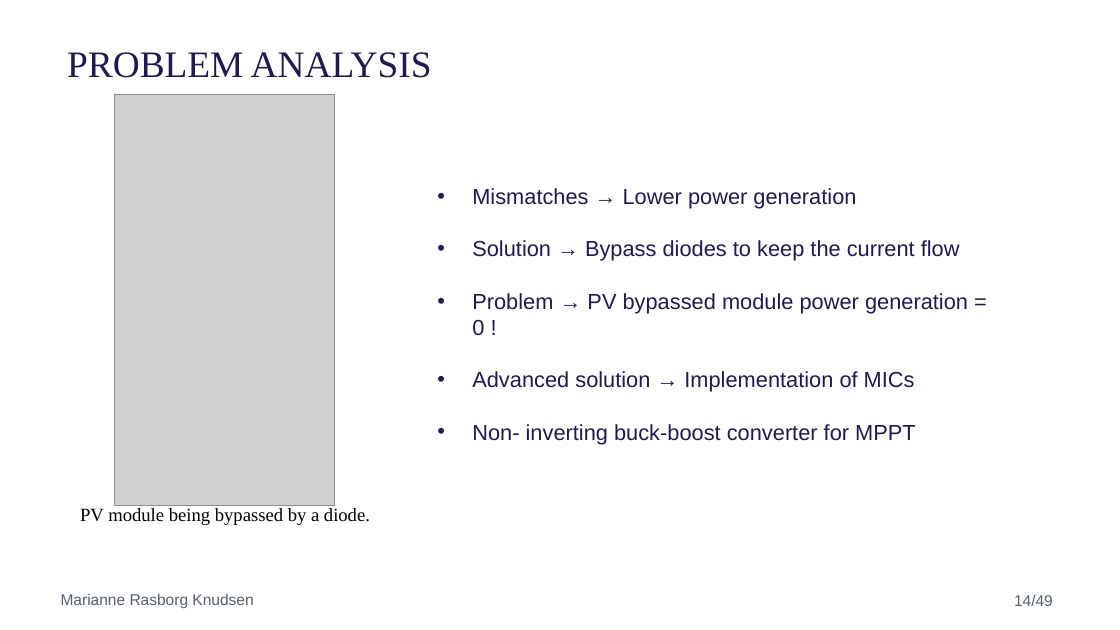
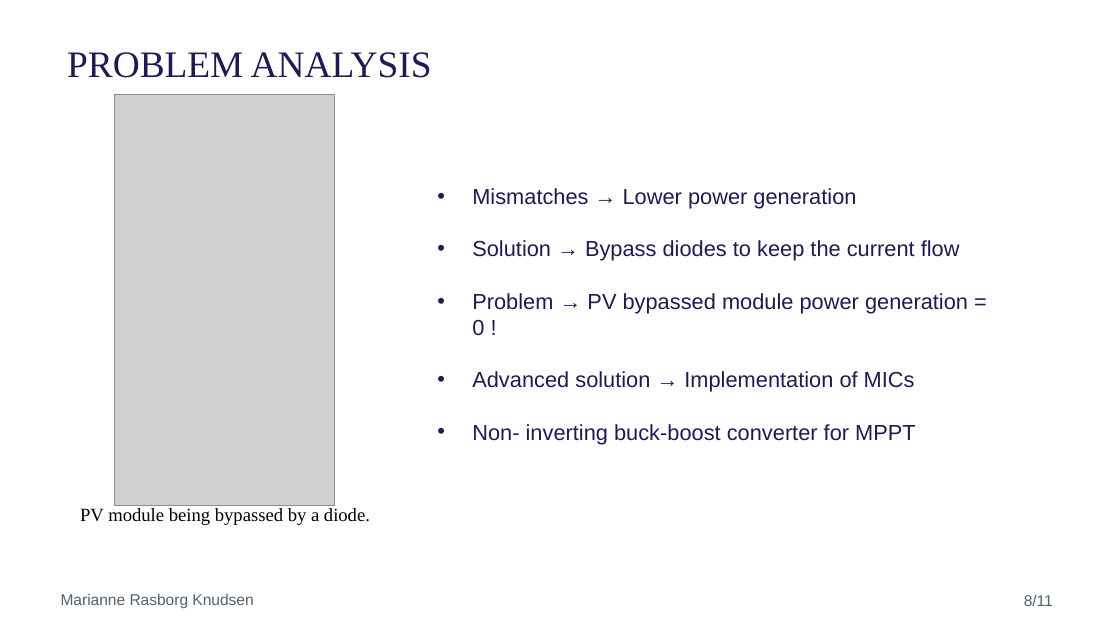
Before and after one commit to NicolaiFransen/Semester-Project-PED1, a slide deck: slide 14 of Reports/Presentation_P0_11_10.pptx. Drawn at 1120x630 pixels with LibreOffice and Linux fonts; fonts in the diff are those of the drawing; grey boxes stand for pictures; background and template pictures are left out. Boxes give left, top, right and bottom in pixels: in the first picture for what was removed or moved away, otherwise in the second. Text is boxed around its words. In the diff, an @@ line names an element or a change of style, - is before the commit and + after.

```diff
--- a/Reports/Presentation_P0_11_10.pptx
+++ b/Reports/Presentation_P0_11_10.pptx
@@ text at [1024, 595, 1053, 606]: text changed @@
-14/49
+8/11
```
Also in this commit, not shown: 7 other slides changed, 1 slide added.
